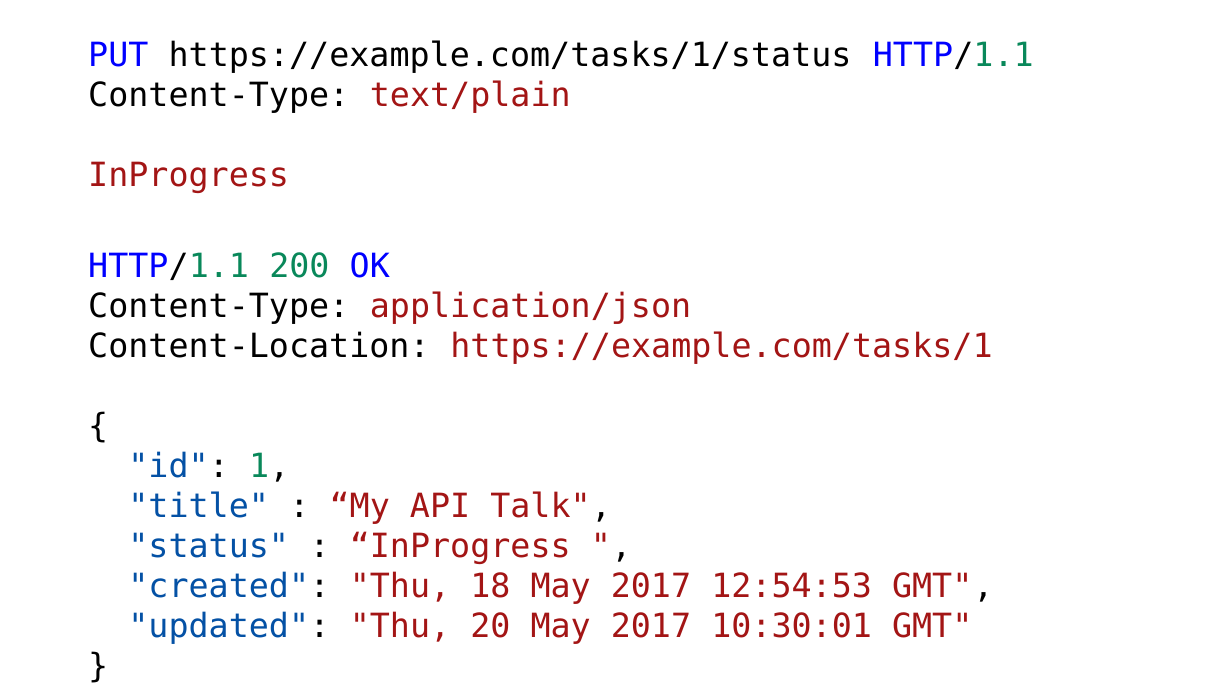
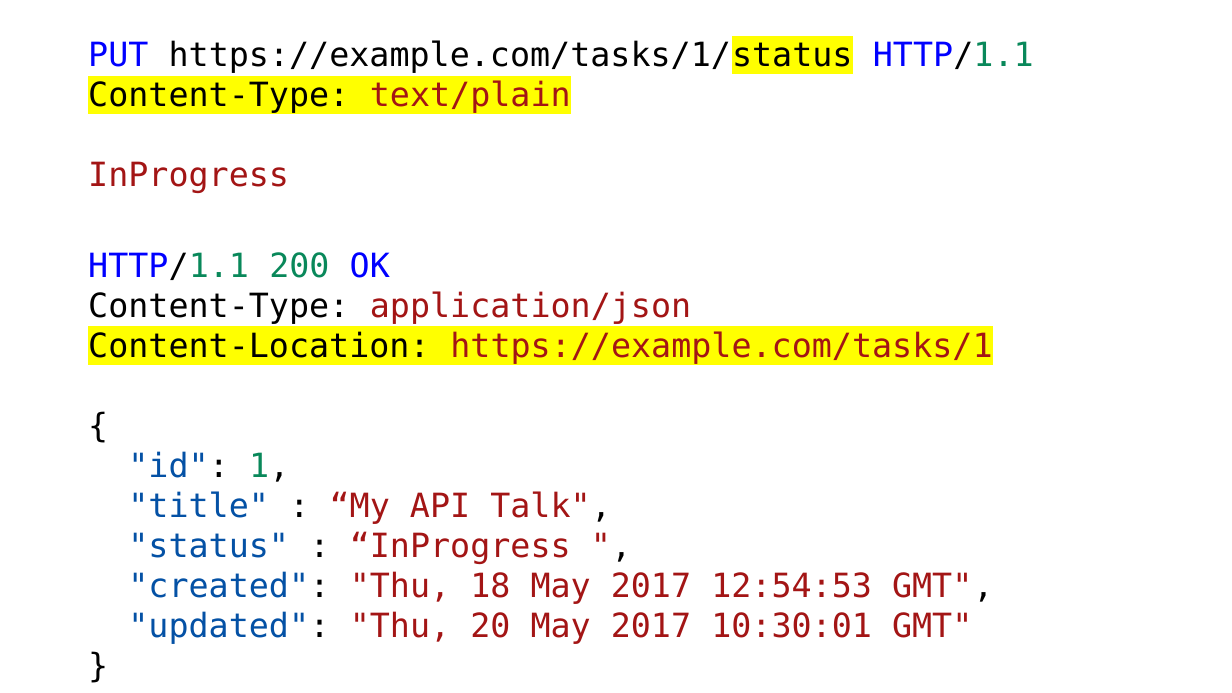
Before and after one commit to holytshirt/httpapipatterns, a slide deck: slide 24 of http api patterns.pptx. Drawn at 1232x693 pixels with LibreOffice and Linux fonts; fonts in the diff are those of the drawing. Boxes give left, top, right and bottom in pixels: in the first picture for what was removed or moved away, otherwise in the second. Text is boxed around its words. In the diff, an @@ line names an element or a change of style, - is before the commit and + after.

```diff
--- a/http api patterns.pptx
+++ b/http api patterns.pptx
@@ text at box(88, 39, 1034, 113): highlight none to #FFFF00 in "https://example.com/tasks/1/status", "Content-Type: text/plain" @@
@@ text at box(88, 331, 992, 364): highlight none to #FFFF00 in "Content-Location: https://example.com/tasks/1" @@
```
Also in this commit, not shown: 5 other slides changed.
